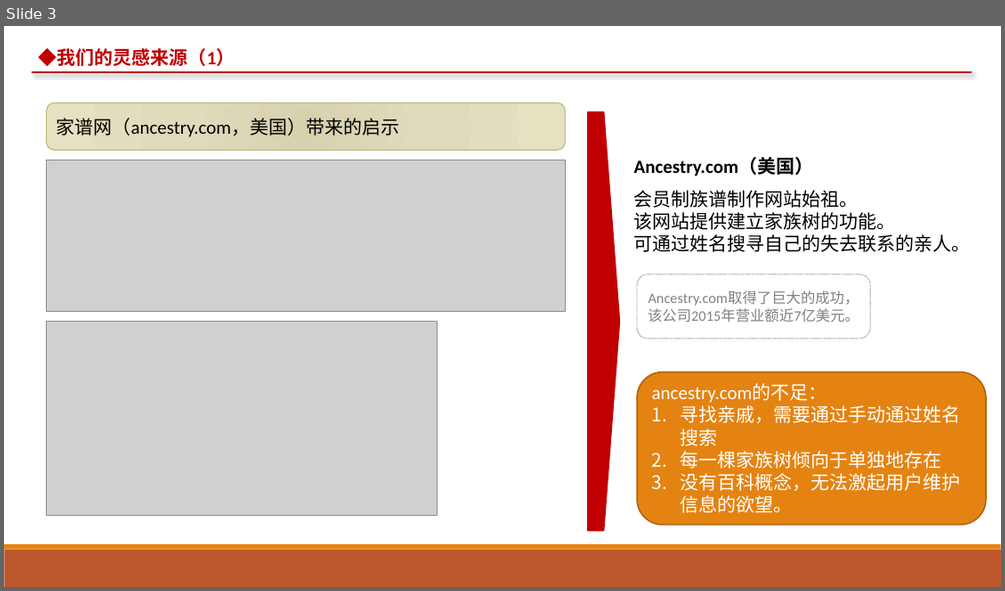
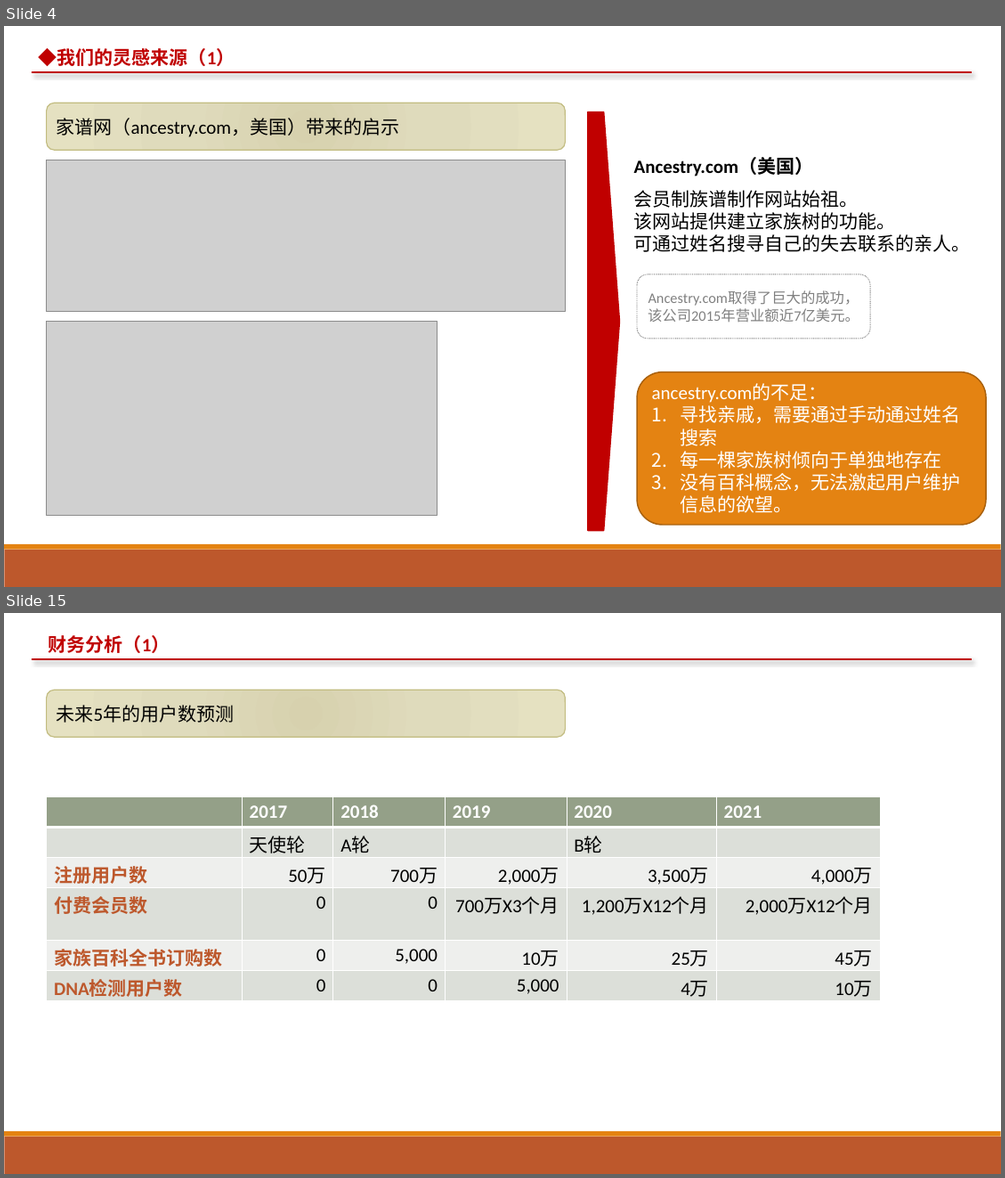
Before and after one commit to alpena1986/bloodnetdoc, a slide deck: 商业计划书.pptx. Shown one above the other, each under a label of ours: slide 3 before the commit, slides 4 and 15 after it; the slides between them are not shown. The pictures are 1005x591 and 1005x1178 pixels, drawn with LibreOffice and Linux fonts; fonts in the diff are those of the drawing; grey boxes stand for pictures. Boxes give left, top, right and bottom in pixels: in the first picture for what was removed or moved away, otherwise in the second. Text is boxed around its words. In the diff, an @@ line names an element or a change of style, - is before the commit and + after.

```diff
--- a/商业计划书.pptx
+++ b/商业计划书.pptx
@@ slide 15 added at (x1=4, y1=613, x2=1001, y2=1174), background #FFFFFF; not listed: 2 template elements that a slide beside it also shows @@
@@ text added at (x1=48, y1=635, x2=170, y2=653), 18 pt, text #C00000, bold @@
+财务分析（1）
@@ line added from (31, 659) to (971, 659), #C00000 1.5 pt @@
@@ rounded rectangle added at (x1=47, y1=690, x2=566, y2=737), fill gradient #D7D3AF to #DFDBBD to #E5E1C1, outline #C2BC80 1 pt, 18 pt, text #000000 @@
+未来5年的用户数预测
@@ table added at (x1=47, y1=796, x2=880, y2=1000), 6 rows, 6 columns @@
+ | 2017 | 2018 | 2019 | 2020 | 2021
+ | 天使轮 | A轮 |  | B轮 | 
+注册用户数 | 50万 | 700万 | 2,000万 | 3,500万 | 4,000万
+付费会员数 | 0 | 0 | 700万X3个月 | 1,200万X12个月 | 2,000万X12个月
+家族百科全书订购数 | 0 | 5,000 | 10万 | 25万 | 45万
+DNA检测用户数 | 0 | 0 | 5,000 | 4万 | 10万
@@ what was slide 3 is now slide 4 @@
```
Also in this commit, not shown: 7 slides changed, 9 other slides added, 1 slide removed, 1 other file.
